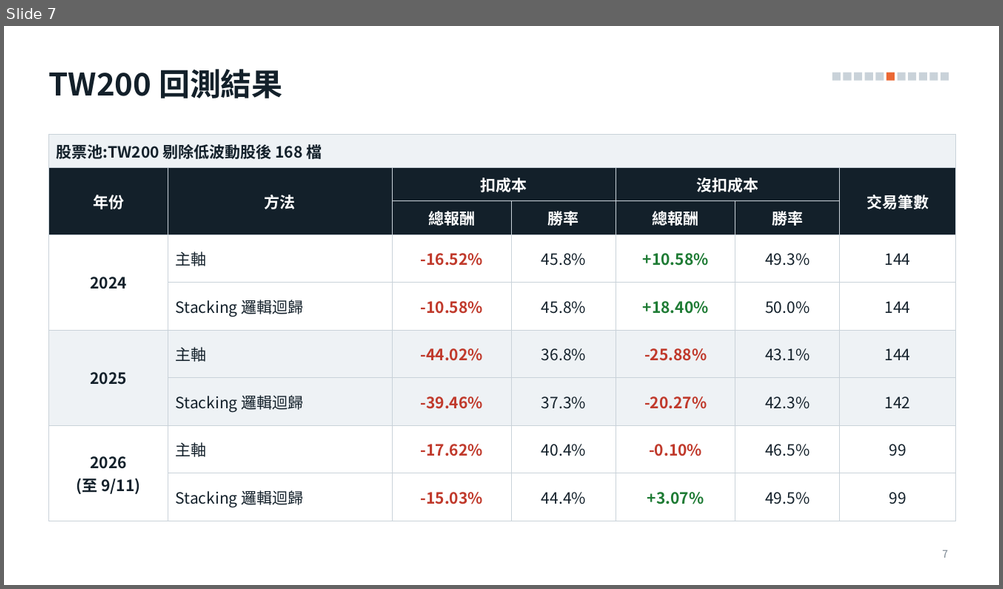
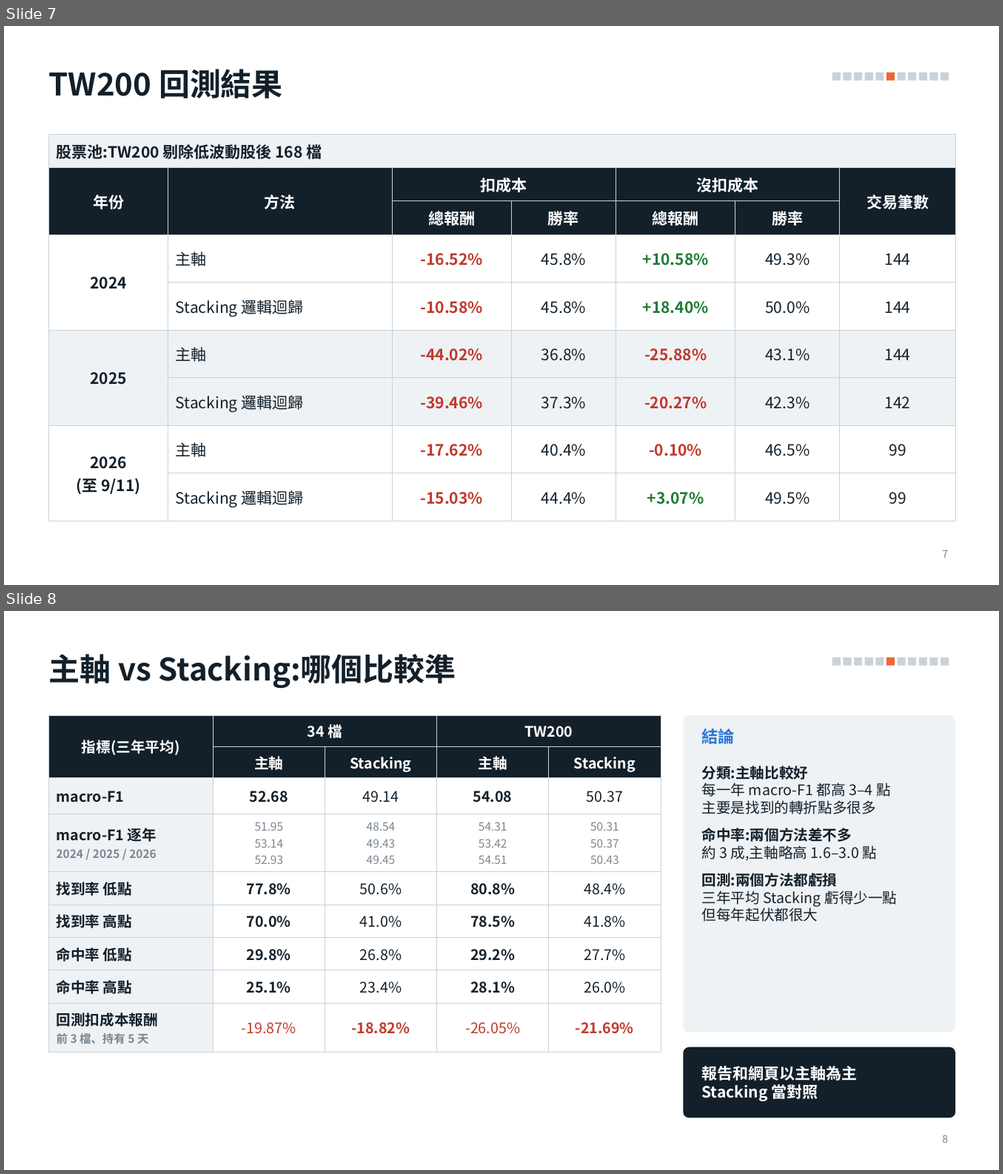
Before and after one commit to alextixu/fcukproject, a slide deck: method_kline_peak/report/kline_peak_report.pptx. Shown one above the other, each under a label of ours: slide 7 before the commit, slides 7 and 8 after it. The pictures are 1003x589 and 1003x1174 pixels, drawn with LibreOffice and Linux fonts; fonts in the diff are those of the drawing. Boxes give left, top, right and bottom in pixels: in the first picture for what was removed or moved away, otherwise in the second. Text is boxed around its words. In the diff, an @@ line names an element or a change of style, - is before the commit and + after.

```diff
--- a/method_kline_peak/report/kline_peak_report.pptx
+++ b/method_kline_peak/report/kline_peak_report.pptx
@@ slide 8 added at [4,611,999,1170], background #FFFFFF; not listed: 11 template elements that a slide beside it also shows @@
@@ title added at [48,654,455,689], 30 pt, text #13202A, bold @@
+主軸 vs Stacking:哪個比較準
@@ table added at [48,715,660,1048], 9 rows, 5 columns @@
+指標(三年平均) | 34 檔 |  | TW200 | 
+ | 主軸 | Stacking | 主軸 | Stacking
+macro-F1 | 52.68 | 49.14 | 54.08 | 50.37
+macro-F1 逐年 / 2024 / 2025 / 2026 | 51.95 / 53.14 / 52.93 | 48.54 / 49.43 / 49.45 | 54.31 / 53.42 / 54.51 | 50.31 / 50.37 / 50.43
+找到率 低點 | 77.8% | 50.6% | 80.8% | 48.4%
+找到率 高點 | 70.0% | 41.0% | 78.5% | 41.8%
+命中率 低點 | 29.8% | 26.8% | 29.2% | 27.7%
+命中率 高點 | 25.1% | 23.4% | 28.1% | 26.0%
+回測扣成本報酬 / 前 3 檔、持有 5 天 | -19.87% | -18.82% | -26.05% | -21.69%
@@ rounded rectangle added at [683,715,956,1033], fill #EEF2F5 @@
@@ text added at [701,729,734,744], 16 pt, text #2A78D6, bold @@
+結論
@@ text added at [701,766,896,922], 14 pt, text #13202A @@
+分類:主軸比較好
+每一年 macro-F1 都高 3–4 點
+主要是找到的轉折點多很多
+命中率:兩個方法差不多
+約 3 成,主軸略高 1.6–3.0 點
+回測:兩個方法都虧損
+三年平均 Stacking 虧得少一點
+但每年起伏都很大
@@ rounded rectangle added at [683,1048,956,1119], fill #13202A @@
@@ text added at [701,1066,856,1102], 15 pt, text #FFFFFF, bold @@
+報告和網頁以主軸為主
+Stacking 當對照
@@ page number added at [942,1135,948,1143], 10 pt, text #7A8691 @@
+8
```
Also in this commit, not shown: 1 other file.
